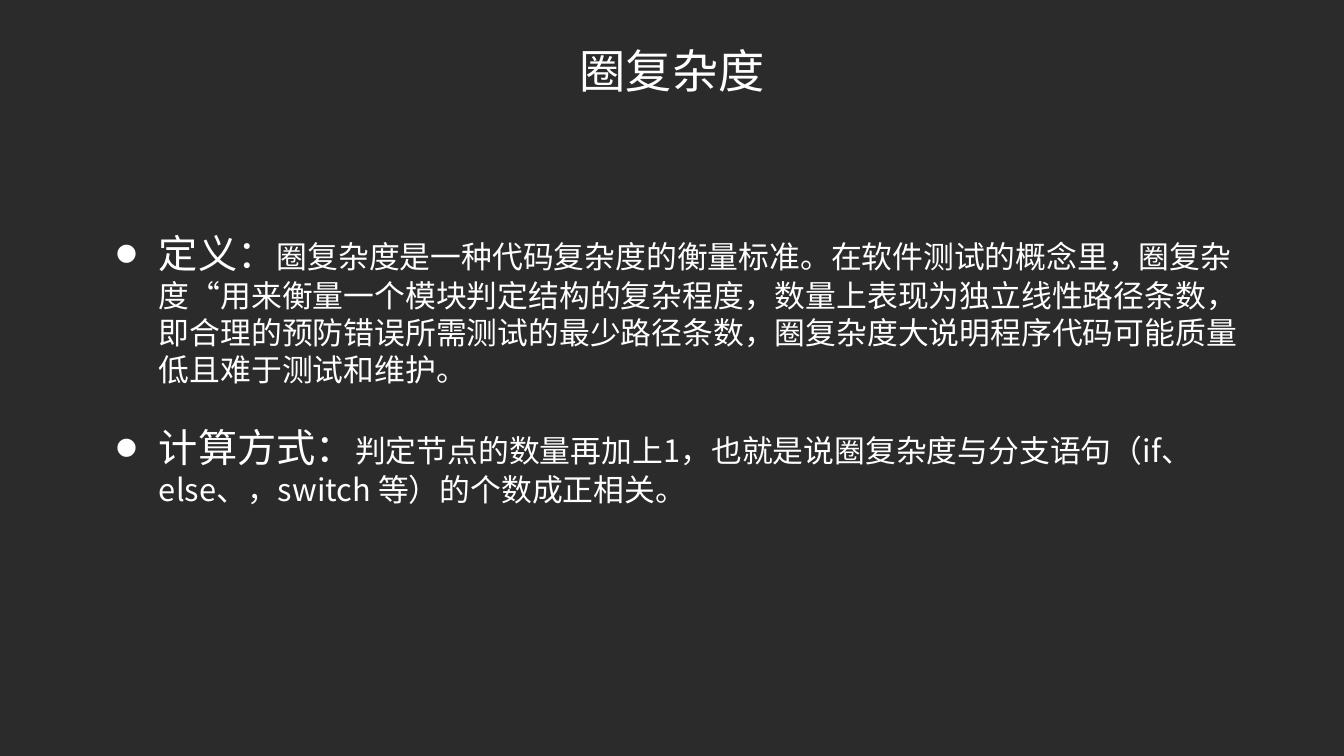
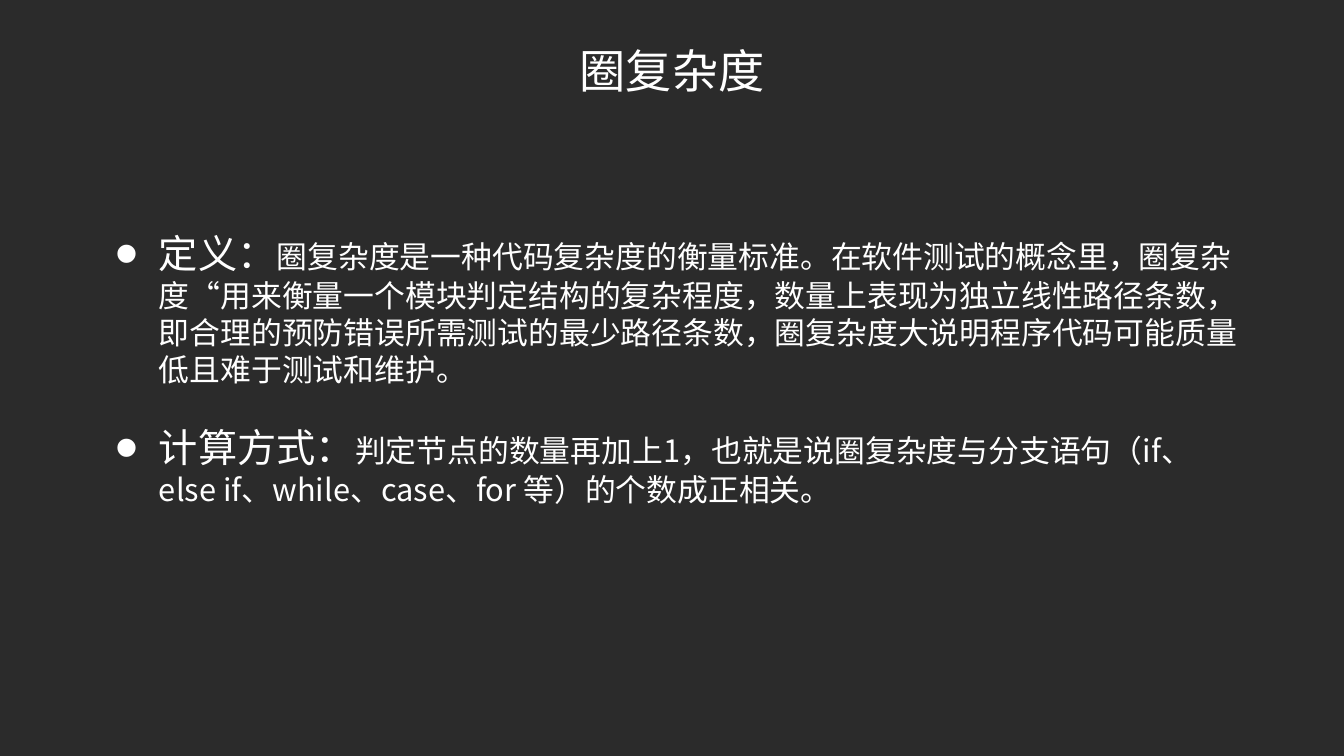
Before and after one commit to 541205249/demo_workspace, a slide deck: slide 17 of refactordemo/doc/Clean Code经验分享-贾宗艺.ppt. Drawn at 1344x756 pixels with LibreOffice and Linux fonts; fonts in the diff are those of the drawing; background and template pictures are left out; a plain dark background stands for a picture behind light text. Boxes give left, top, right and bottom in pixels: in the first picture for what was removed or moved away, otherwise in the second. Text is boxed around its words. In the diff, an @@ line names an element or a change of style, - is before the commit and + after.

```diff
--- a/refactordemo/doc/Clean Code经验分享-贾宗艺.ppt
+++ b/refactordemo/doc/Clean Code经验分享-贾宗艺.ppt
@@ text at (x1=159, y1=436, x2=1192, y2=504): text changed @@
-• 计算方式：判定节点的数量再加上1，也就是说圈复杂度与分支语句（if、else、，switch 等）的个数成正相关。
+• 计算方式：判定节点的数量再加上1，也就是说圈复杂度与分支语句（if、else if、while、case、for 等）的个数成正相关。
```
Also in this commit, not shown: 3 other slides changed, 3 other files.
